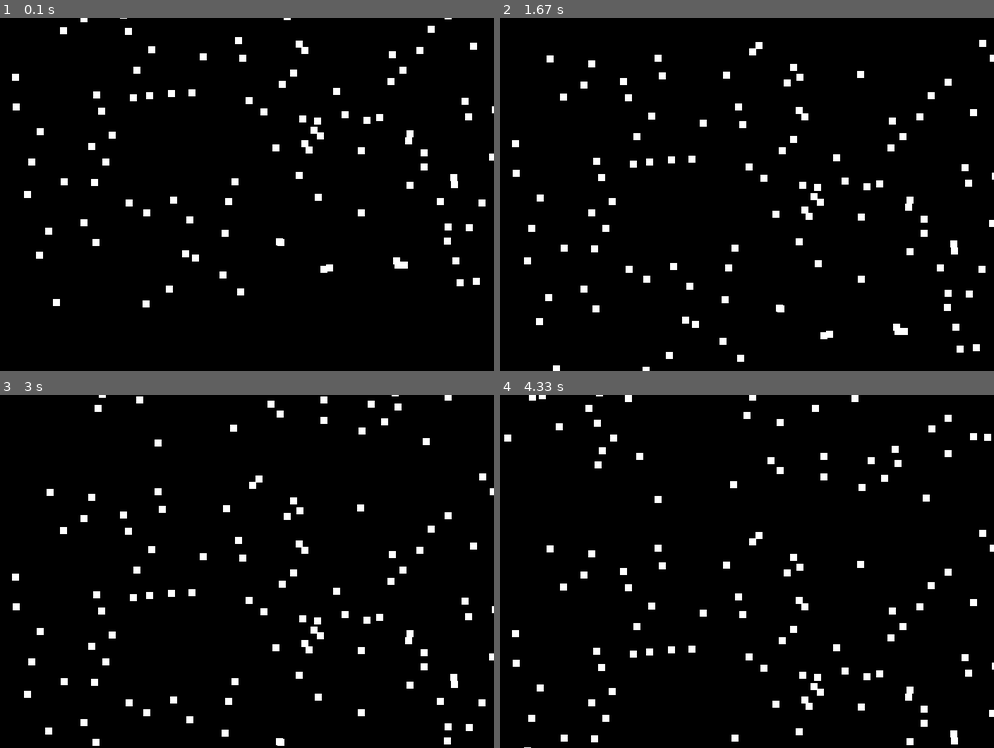
Above: before the commit, frames 1-4 (two rows, left to right).
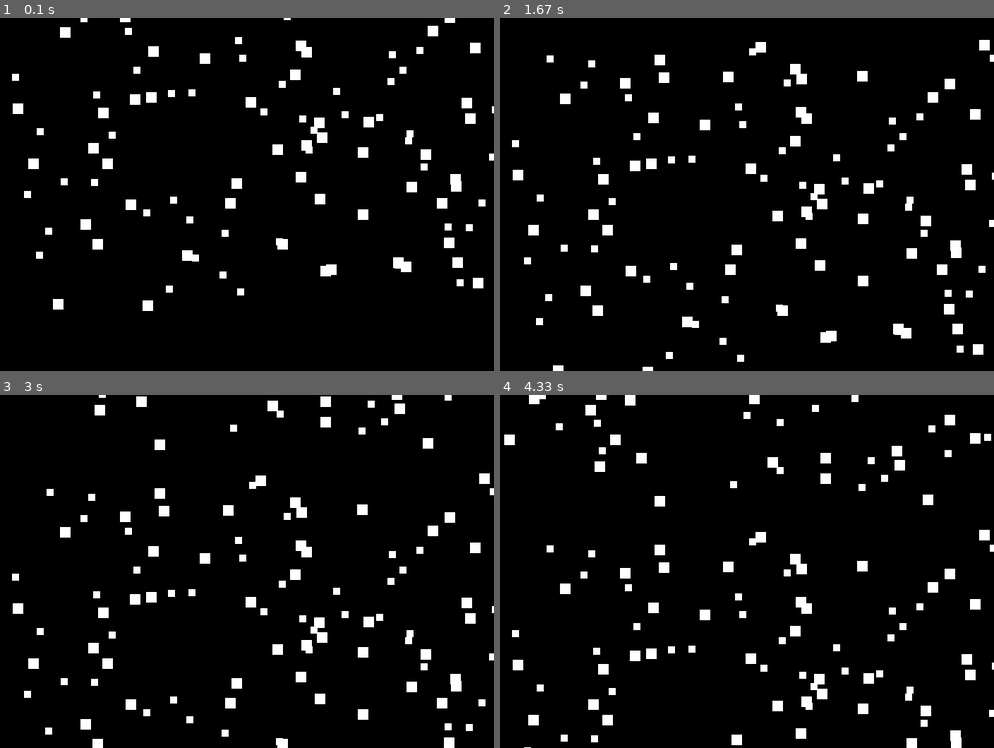
Above: after the commit, the same moments.

Repository: Lazar-Djukovic/Lazar-Djukovic-schoolwork
Game: pygame game, started from OOP/snow1.py
The game is run twice, just before and just after one commit, with the same random seed, the same clock (stepped at 60 frames per second) and the same inputs.
Inputs:
- Up to frame 1 (0.1 s): no input
- Up to frame 2 (1.67 s): no input
- Up to frame 3 (3 s): no input
- Up to frame 4 (4.33 s): no input

The runs differ from the first frame. In frame 1, 1.7% of the frame differs, in the area x 2-98%, y 0-83%; in frame 2, 1.9%; in frame 3, 2.0%; in frame 4, 2.0%, in the area x 0-100%, y 0-100%.

Commit message:
snow done
snow fully working

Diff:
--- a/OOP/snow1.py
+++ b/OOP/snow1.py
@@ -11,10 +11,13 @@
 class Snow:
     def __init__(self):
         self.colour = WHITE
-        self.height = 10
-        self.width = 10
+        self.size= []
         self.listx = []
         self.listy = []
+        for i in range(0,150):
+            x = random.randrange(10,20,5)
+            self.size.append(x)
+
         for i in range(0,110):
              x = random.randrange(0, 700)
              y = random.randrange(-70, 400)
@@ -28,7 +31,7 @@
     def update(self):
 
         for i in range(len(self.listx)):
-            pygame.draw.rect(screen, self.colour, (self.listx[i],self.listy[i],self.height,self.width))
+            pygame.draw.rect(screen, self.colour, (self.listx[i],self.listy[i],self.size[i],self.size[i]))
             self.listy[i] += 1
             if self.listy[i] > 500:
                 self.listy[i] = -10
